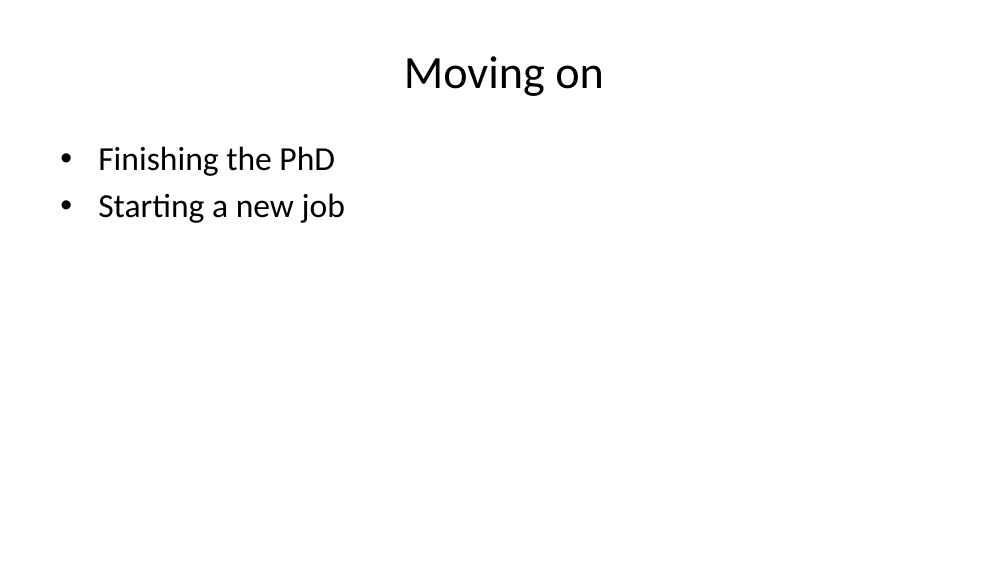
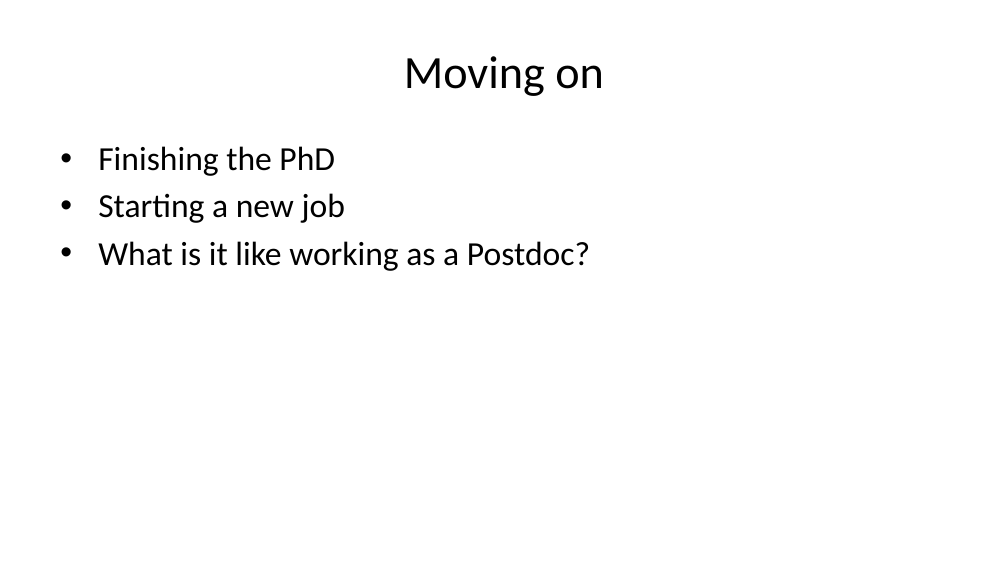
Before and after one commit to ksuchak1990/presentations, a slide deck: slide 11 of 2023/postdoc_presentation/presentation.pptx. Drawn at 1008x567 pixels with LibreOffice and Linux fonts; fonts in the diff are those of the drawing. Boxes give left, top, right and bottom in pixels: in the first picture for what was removed or moved away, otherwise in the second. Text is boxed around its words. In the diff, an @@ line names an element or a change of style, - is before the commit and + after.

```diff
--- a/2023/postdoc_presentation/presentation.pptx
+++ b/2023/postdoc_presentation/presentation.pptx
@@ text at box(98, 241, 590, 271): paragraph added @@
+• What is it like working as a Postdoc?
```
Also in this commit, not shown: 2 other slides changed, 2 other files.
